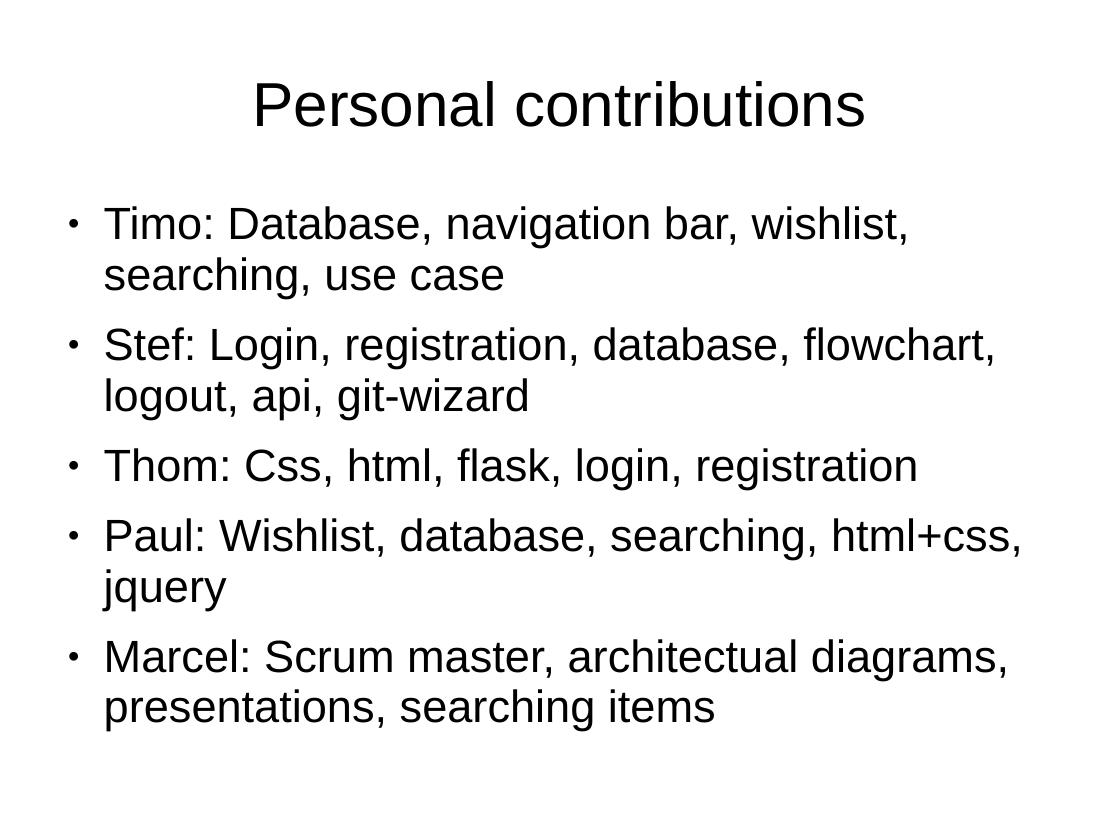
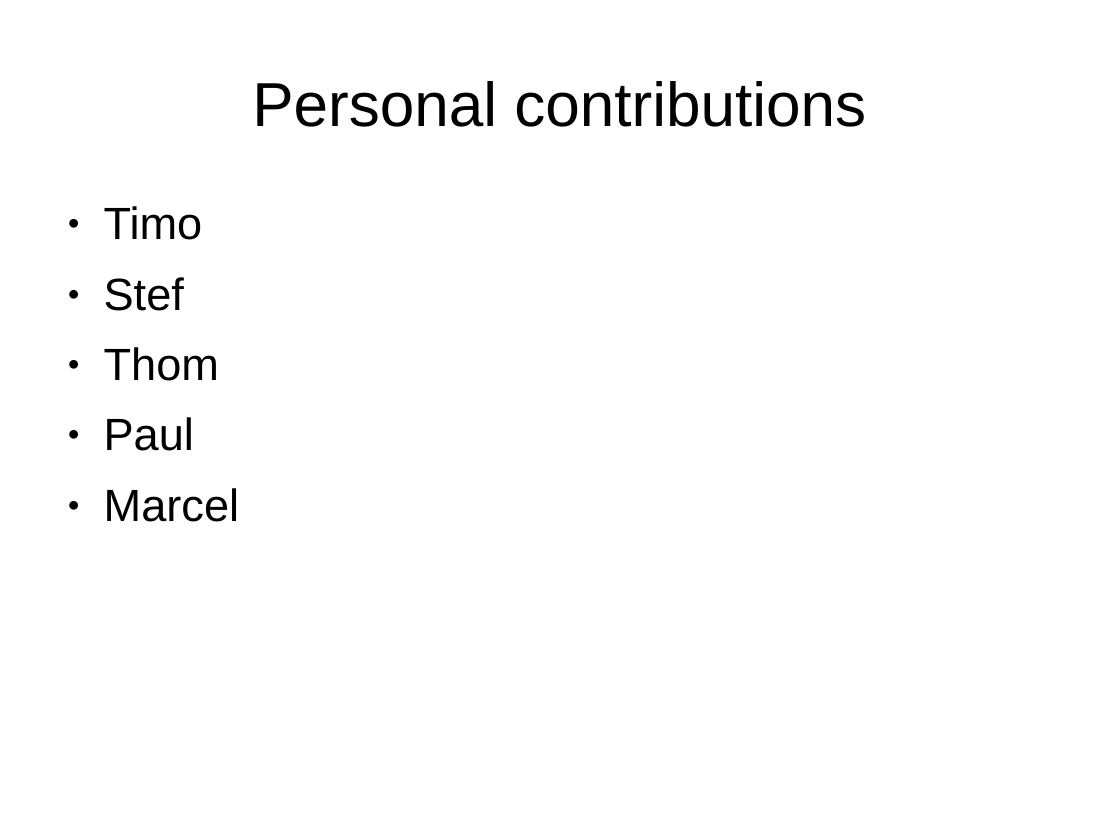
Before and after one commit to Pbdekeijzer/Project5-6, a slide deck: slide 2 of Presentatie/Presentatie.ppt. Drawn at 1120x840 pixels with LibreOffice and Linux fonts; fonts in the diff are those of the drawing; background and template pictures are left out. Boxes give left, top, right and bottom in pixels: in the first picture for what was removed or moved away, otherwise in the second. Text is boxed around its words. In the diff, an @@ line names an element or a change of style, - is before the commit and + after.

```diff
--- a/Presentatie/Presentatie.ppt
+++ b/Presentatie/Presentatie.ppt
@@ text at bbox=[104, 206, 239, 522]: text changed @@
-● Timo: Database, navigation bar, wishlist, searching, use case
-● Stef: Login, registration, database, flowchart, logout, api, git-wizard
-● Thom: Css, html, flask, login, registration
-● Paul: Wishlist, database, searching, html+css, jquery
-● Marcel: Scrum master, architectual diagrams, presentations, searching items
+● Timo
+● Stef
+● Thom
+● Paul
+● Marcel
```
Also in this commit, not shown: 3 other files.
